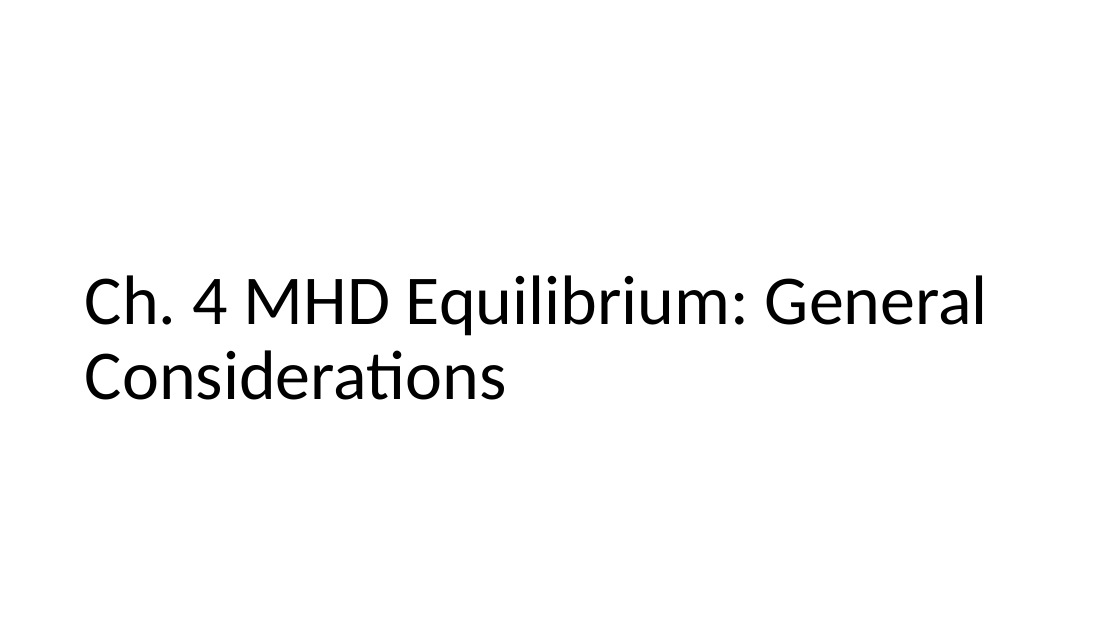
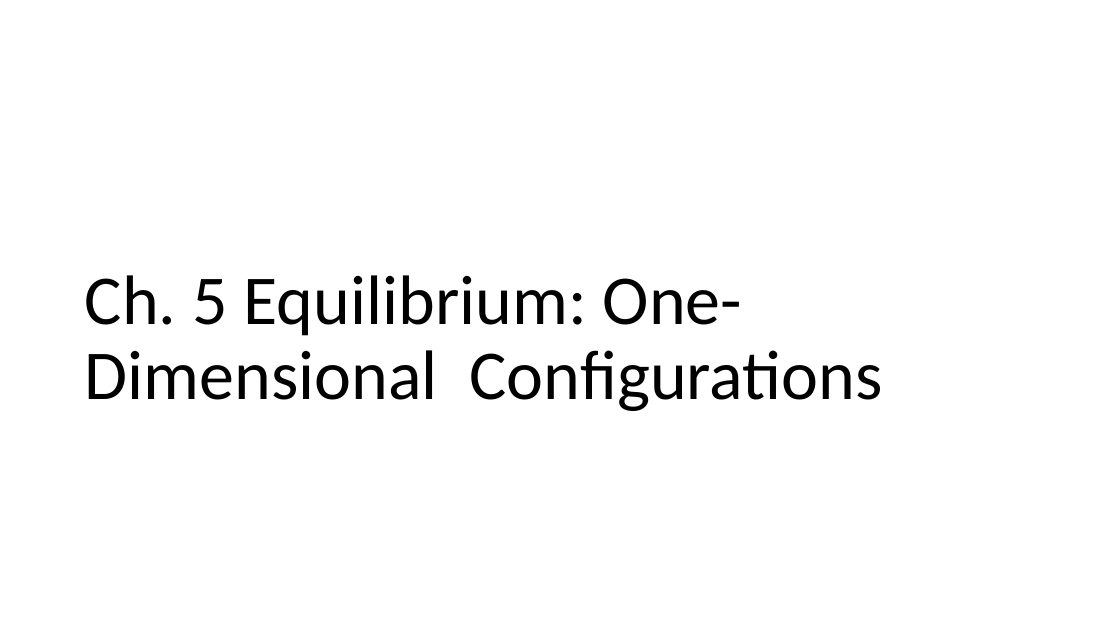
Before and after one commit to bartlettnbb2/academia, a slide deck: slide 2 of Presentations/IdealMHD_ch5.pptx. Drawn at 1120x630 pixels with LibreOffice and Linux fonts; fonts in the diff are those of the drawing. Boxes give left, top, right and bottom in pixels: in the first picture for what was removed or moved away, otherwise in the second. Text is boxed around its words. In the diff, an @@ line names an element or a change of style, - is before the commit and + after.

```diff
--- a/Presentations/IdealMHD_ch5.pptx
+++ b/Presentations/IdealMHD_ch5.pptx
@@ title at box(85, 275, 883, 411): text changed @@
-Ch. 4 MHD Equilibrium: General Considerations
+Ch. 5 Equilibrium: One-Dimensional Configurations
```
Also in this commit, not shown: 4 other slides changed, 2 slides added, 8 slides removed.
